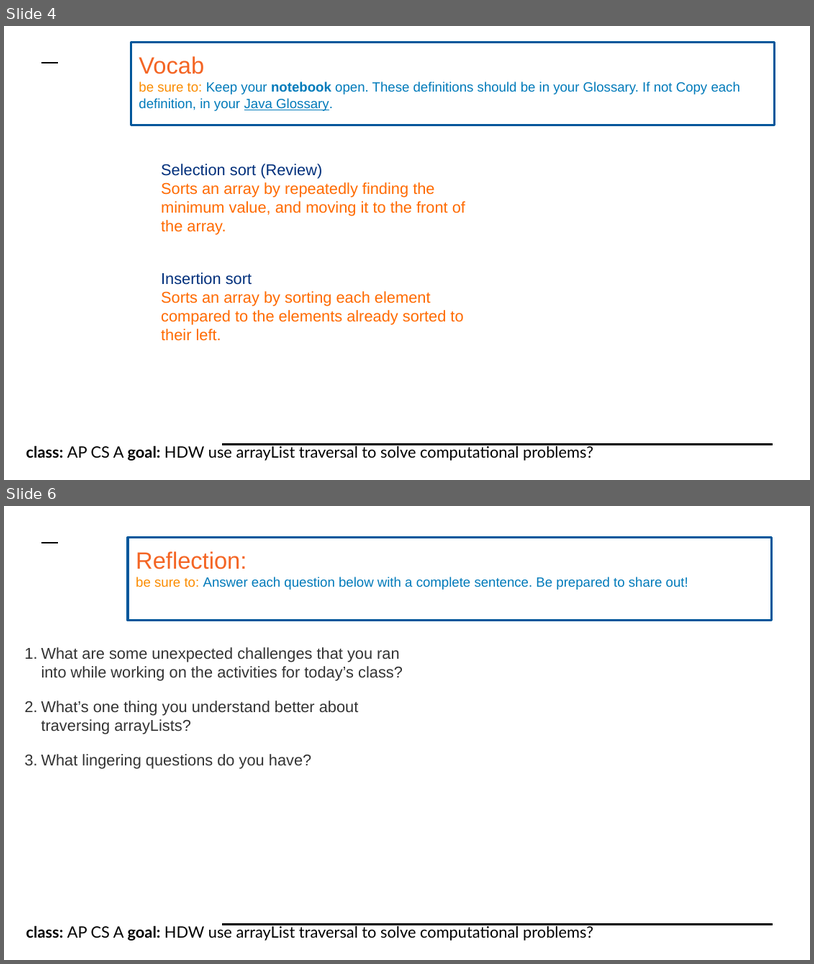
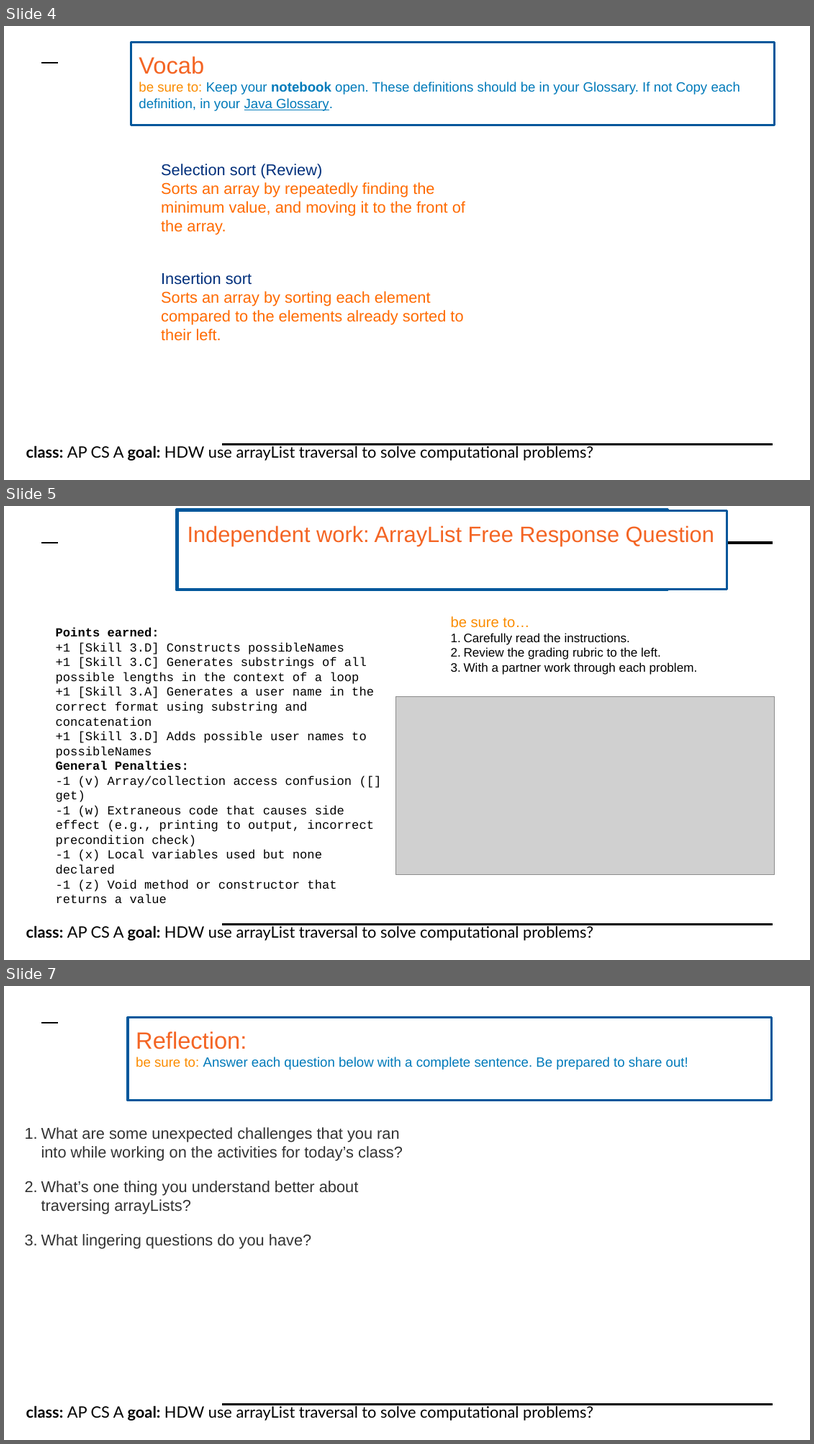
Before and after one commit to cobrien87/work, a slide deck: print/apcsa2_6_1.pptx. Shown one above the other, each under a label of ours: slides 4 and 6 before the commit, slides 4, 5 and 7 after it; the slides between them are not shown. The pictures are 814x964 and 814x1444 pixels, drawn with LibreOffice and Linux fonts; fonts in the diff are those of the drawing; grey boxes stand for pictures; background and template pictures are left out. Boxes give left, top, right and bottom in pixels: in the first picture for what was removed or moved away, otherwise in the second. Text is boxed around its words. In the diff, an @@ line names an element or a change of style, - is before the commit and + after.

```diff
--- a/print/apcsa2_6_1.pptx
+++ b/print/apcsa2_6_1.pptx
@@ slide 5 added at (4, 506, 810, 960), background #FFFFFF; not listed: 4 template elements that a slide beside it also shows @@
@@ rectangle added at (177, 509, 669, 590), outline #01579B 2 pt @@
@@ rectangle added at (178, 511, 728, 589), fill #FFFFFF, outline #01579B 2 pt @@
@@ text added at (188, 525, 715, 546), 19.8 pt, text #F46524 @@
+Independent work: ArrayList Free Response Question
@@ text added at (56, 628, 374, 889), 11 pt, text #000000 @@
+Points earned:
++1 [Skill 3.D] Constructs possibleNames
++1 [Skill 3.C] Generates substrings of all possible lengths in the context of a loop
++1 [Skill 3.A] Generates a user name in the correct format using substring and concatenation
++1 [Skill 3.D] Adds possible user names to possibleNames
+General Penalties:
+-1 (v) Array/collection access confusion ([] get)
+-1 (w) Extraneous code that causes side effect (e.g., printing to output, incorrect precondition check)
+-1 (x) Local variables used but none declared
+-1 (z) Void method or constructor that returns a value
@@ text added at (451, 616, 698, 674), 11 pt, text #000000 @@
+be sure to…
+1. Carefully read the instructions.
+2. Review the grading rubric to the left.
+3. With a partner work through each problem.
@@ picture added at (396, 696, 775, 874) @@
@@ what was slide 6 is now slide 7 @@
```
Also in this commit, not shown: 1 slide changed, 2 other files.
